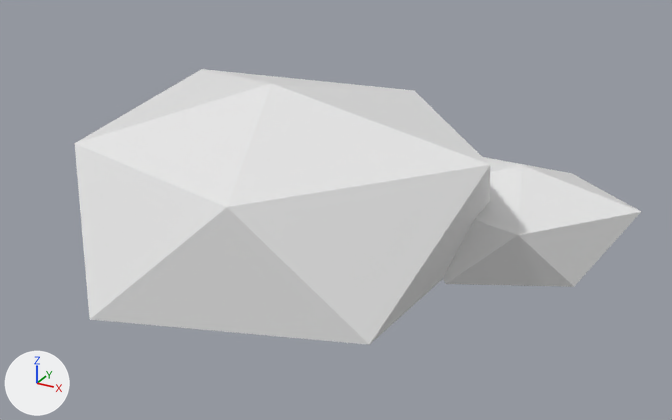
A saved change to the FBX model game/The Last Fortress/Assets/TheLastFortress/Art/Models/ArtRockSmall.fbx.
Before and after are seen from a camera (50 mm lens) standing at (0.197, -0.305, 0.179) and looking at (0.025, 0.007, 0.023). Every picture has the same lights, and +X, +Y and +Z are marked at lower left. The older version comes first. Where no turn or scale is listed for an object, it has been applied to the vertices.

In view in the first picture: 'Body'.
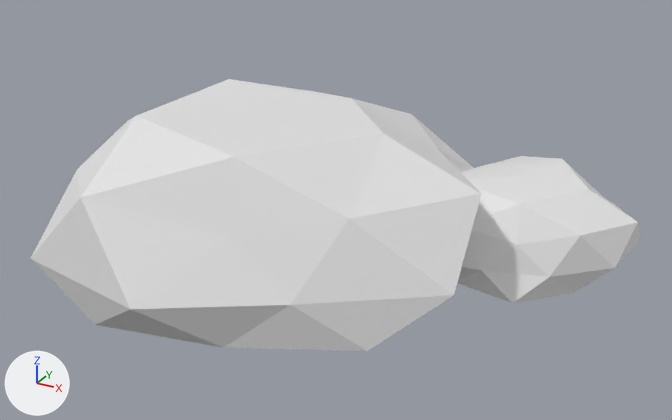
Pixel boxes (x1, y1, x2, y2) of what changed, in the pictures (672 x 420 px):
```json
{"object": "Body", "change": "reshaped", "before": [75, 69, 641, 345], "after": [30, 79, 640, 351], "on screen": "8% wider"}
{"part": 1, "of": "me_body", "change": "rebuilt", "before": [75, 69, 490, 345], "after": [30, 79, 482, 351], "on screen": "9% wider"}
{"part": 2, "of": "me_body", "change": "rebuilt", "before": [443, 157, 641, 287], "after": [457, 156, 640, 303], "on screen": "8% narrower, 13% taller"}
```

Scene script edits in JSON lines:
```json
{"block": "me_body", "where": "# used by ob_body; location = (0.0, 0.0, 0.0)"}
{"op": "remove", "block": "me_body", "code": "me_body.from_pydata(...)  # 24 vertices, 40 faces; spans x -0.095..0.14, y -0.086..0.087, z -0.027..0.076"}
{"op": "add", "block": "me_body", "code": "me_body.from_pydata(...)  # 84 vertices, 160 faces; spans x -0.092..0.139, y -0.093..0.107, z 0.0..0.064"}
{"block": "me_body", "change": "me_body part 1: the loose piece of 12 vertices spanning x -0.095..0.093, y -0.086..0.084, z -0.027..0.076 is rebuilt with 42 vertices and now spans x -0.092..0.094, y -0.093..0.101, z 0.0..0.064"}
{"block": "me_body", "change": "me_body part 2: the loose piece of 12 vertices spanning x 0.044..0.14, y 0.007..0.087, z -0.015..0.041 is rebuilt with 42 vertices and now spans x 0.039..0.139, y 0.004..0.107, z 0.0..0.036"}
```
